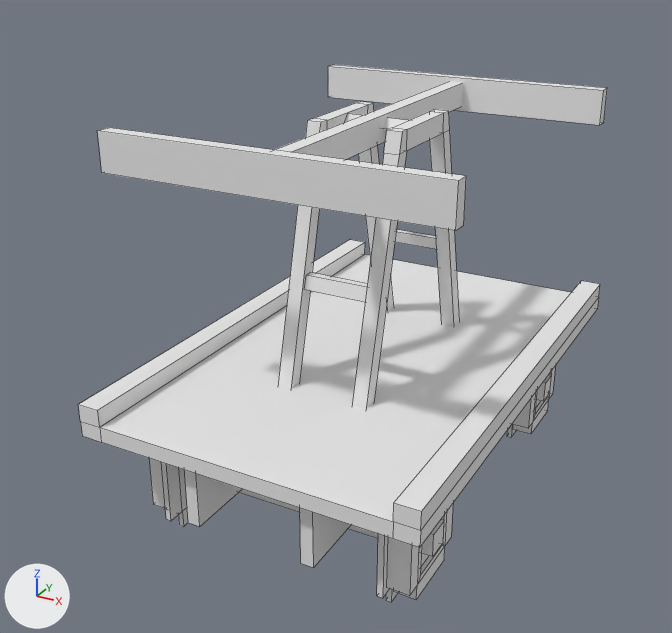
The Blender file moretrains_vintage/blend/moretrains_draisine_anim.blend as it was, and as the next commit left it.
The view is the same before and after, from a 50 mm lens placed at (14.6, -29.7, 17.2), pointed at (-1.1, -1.2, 3.0). Lighting does not change. The marker at lower left points along +X, +Y and +Z. Mesh edges are drawn as thin lines.

Objects in the first picture: 'draisine'.
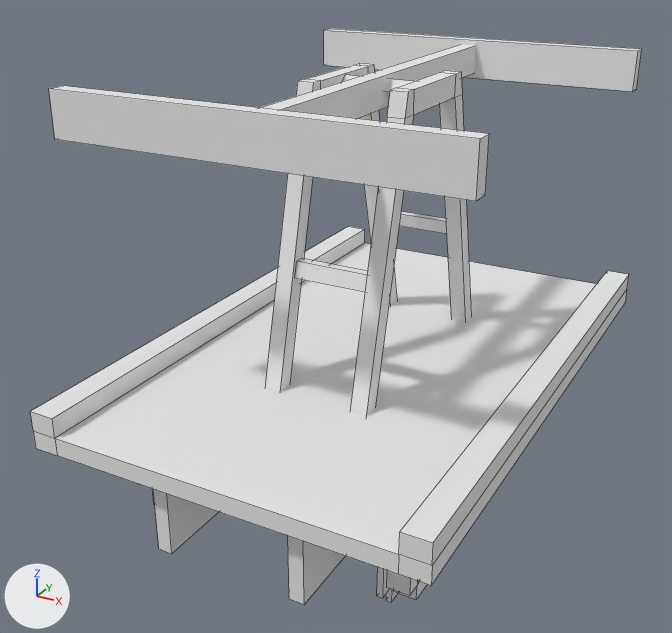
What changed in the scene script:
```text
Change me_cube_000:
    where me_cube_000.from_pydata(...)  # 408 vertices, 338 faces; spans x -6.3..6.3, y -9.7..9.7, z -4.4..10.3
    used by ob_draisine; location = (0.0, 0.0, 0.53)
    me_cube_000 part 1: the loose piece of 24 vertices spanning x -6.3..6.3, y -9.7..9.7, z 0.2..1.4 is scaled about the mesh origin by 1.14
    me_cube_000 part 2: the loose piece of 24 vertices spanning x 1.3..1.8, y -4.3..4.3, z 0.5..10.0 is scaled about the mesh origin by 1.14
    me_cube_000 part 3: the loose piece of 8 vertices spanning x -1.3..1.3, y -3.3..-2.8, z 4.2..4.7 is scaled about the mesh origin by 1.14
    me_cube_000 part 4: the loose piece of 24 vertices spanning x -1.8..-1.3, y -4.3..4.3, z 0.5..10.0 is scaled about the mesh origin by 1.14
    me_cube_000 part 5: the loose piece of 8 vertices spanning x -1.3..1.3, y 2.8..3.3, z 4.2..4.7 is scaled about the mesh origin by 1.14
    me_cube_000 part 6: the loose piece of 8 vertices spanning x -0.3..0.3, y -7.6..7.6, z 9.1..10.1 is scaled about the mesh origin by 1.14
    me_cube_000 part 7: the loose piece of 8 vertices spanning x -6.1..6.1, y -7.7..-7.2, z 8.9..10.3 is scaled about the mesh origin by 1.14
    me_cube_000 part 8: the loose piece of 8 vertices spanning x -6.1..6.1, y 7.2..7.7, z 8.9..10.3 is scaled about the mesh origin by 1.14
    me_cube_000 part 9: the loose piece of 8 vertices spanning x -1.3..1.3, y -0.3..0.3, z 9.3..9.9 is scaled about the mesh origin by 1.14
    me_cube_000 part 10: the loose piece of 8 vertices spanning x -2.5..-2.0, y -9.1..9.1, z -2.5..0.3 is scaled about the mesh origin by 1.14
    me_cube_000 part 11: the loose piece of 8 vertices spanning x 2.0..2.5, y -9.1..9.1, z -2.5..0.3 is scaled about the mesh origin by 1.14
    me_cube_000 part 12
    me_cube_000.vertices[12].co: (-4.2, -4.6, -0.3) -> (-4.7, -5.2, -0.4)
    me_cube_000.vertices[13].co: (-4.2, -7.4, -0.3) -> (-4.7, -8.3, -0.4)
    me_cube_000.vertices[14].co: (-4.4, -7.4, -0.3) -> (-5.0, -8.3, -0.4)
    me_cube_000.vertices[15].co: (-4.4, -4.6, -0.3) -> (-5.0, -5.2, -0.4)
    me_cube_000.vertices[25].co: (-4.2, -4.6, -1.0) -> (-4.7, -5.2, -1.2)
    me_cube_000.vertices[27].co: (-4.2, -7.4, -1.0) -> (-4.7, -8.3, -1.2)
    me_cube_000.vertices[29].co: (-4.4, -4.6, -1.0) -> (-5.0, -5.2, -1.2)
    me_cube_000.vertices[31].co: (-4.4, -7.4, -1.0) -> (-5.0, -8.3, -1.2)
```

Boxes (x1, y1, x2, y2) around the edits, measured in the pictures (672 x 633 px; the box of a moved part takes in the faces that stretch with it):
'draisine', reshaped (16% wider, 7% taller): before (78, 65, 607, 602); after (30, 29, 642, 604)
part 1 of me_cube_000, moved or reshaped: before (78, 240, 600, 547); after (30, 226, 629, 585)
part 2 of me_cube_000, moved or reshaped: before (352, 109, 459, 409); after (350, 71, 471, 416)
part 3 of me_cube_000, moved or reshaped: before (304, 273, 367, 302); after (295, 258, 368, 292)
part 4 of me_cube_000, moved or reshaped: before (278, 102, 393, 389); after (265, 63, 397, 393)
part 5 of me_cube_000, moved or reshaped: before (395, 229, 436, 249); after (399, 211, 446, 234)
part 6 of me_cube_000, moved or reshaped: before (275, 82, 463, 159); after (260, 45, 476, 119)
part 7 of me_cube_000, moved or reshaped: before (98, 128, 466, 231); after (49, 86, 489, 201)
part 8 of me_cube_000, moved or reshaped: before (328, 65, 607, 125); after (324, 29, 642, 92)
part 9 of me_cube_000, moved or reshaped: before (345, 114, 408, 134); after (343, 75, 414, 97)
part 10 of me_cube_000, moved or reshaped: before (184, 470, 241, 527); after (153, 489, 218, 554)
part 11 of me_cube_000, moved or reshaped: before (300, 508, 351, 568); after (288, 536, 345, 604)
part 12 of me_cube_000, moved or reshaped (not visible afterwards): before (166, 464, 187, 521)
